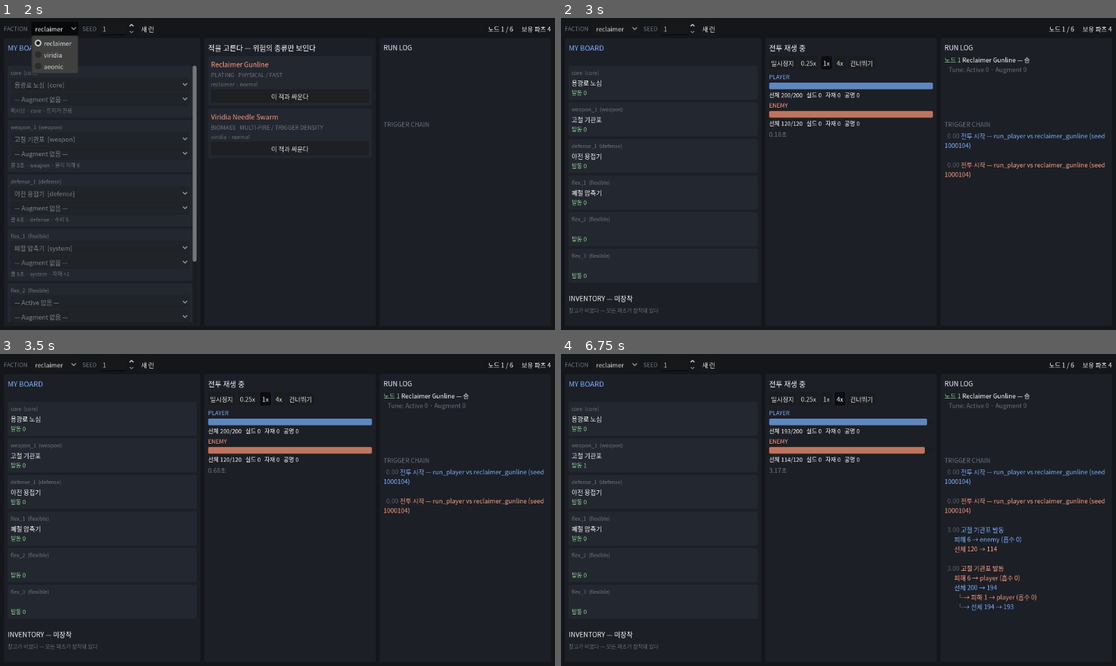
Above: before the commit, frames 1-4 (two rows, left to right).
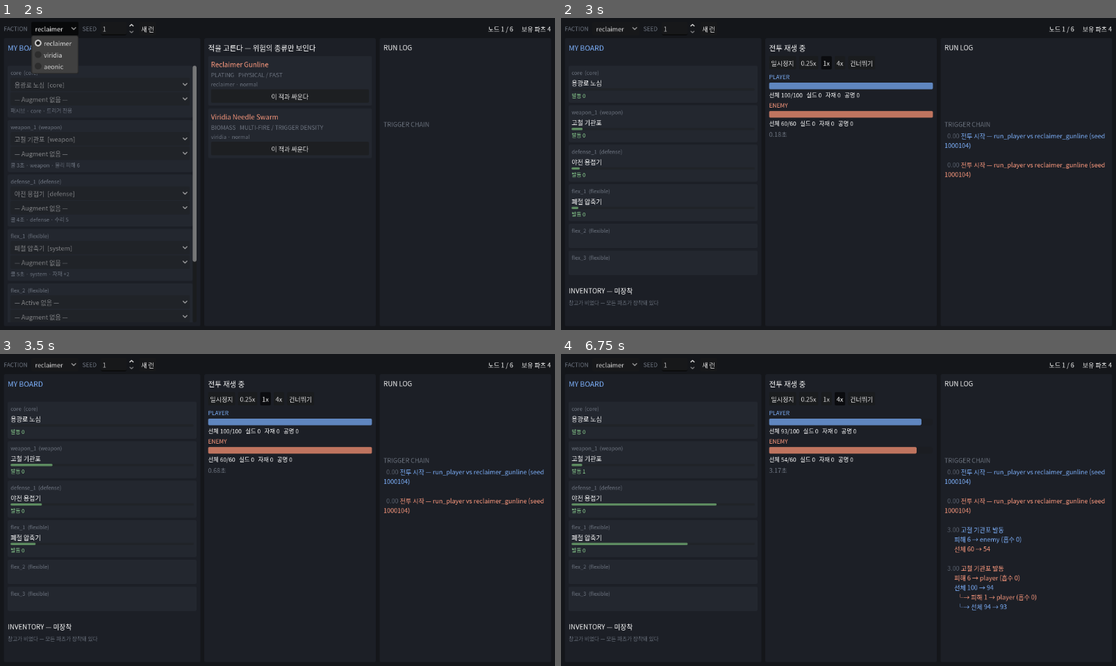
Above: after the commit, the same moments.

Repository: Dwemer02/dreadpulse
Game: Godot game, scene res://debug/run_view.tscn
Same seed, same stepped clock (60 frames per second), same inputs: the game is played once before the commit and once after it.
Inputs:
- Up to frame 1 (2 s): click "새 런" at 0.5 s; click "reclaimer" at 1.25 s
- Up to frame 2 (3 s): click "이 적과 싸운다" at 2 s; click "전투 시작" at 2.75 s
- Up to frame 3 (3.5 s): no input
- Up to frame 4 (6.75 s): click "일시정지" at 3.5 s; click "재개" at 4.25 s; click "0.25x" at 5 s; click "1x" at 5.75 s; click "4x" at 6.5 s

Frame 1 is identical in both runs. In frame 2, 1.6% of the frame differs, in the area x 1-85%, y 12-95%; in frame 3, 1.7%; in frame 4, 2.3%.

Commit message:
feat(debug): 쿨타임 바 · 상태 뱃지 · 과열 표시, 선체 절반으로
**쿨타임 바.** 재생 중 슬롯마다 진행 바가 찬다. 근사값이다 — 진행도를 매 틱
방출하는 이벤트가 없으므로(넣으면 스트림이 진행도로 뒤덮인다) "마지막 발동 이후
경과 / 공칭 쿨타임"으로 그린다. Augment의 cooldown_mult까지 반영하려고 전투 시작에
catalog.merge()로 슬롯별 쿨타임을 한 번 계산해 둔다.

**상태 표현.** 바 색으로 파손(붉음)·정지(보라)·가속(노랑)·둔화(회색)를 구분하고,
아래 줄에 "가속 2.3s" "정지 1.0s"처럼 남은 시간을 적는다.

**과열.** 재생 중 양측 readout에 현재 적층이 뜬다. 전투 결과에는 상태이상을 별도
섹션으로 뺐다 — 부여량(내가 건 것)과 피해량(상대가 받은 것)이 서로 다른 이벤트에서
나오기 때문이다. 파츠별 표에는 부여량만 열로 넣었다. 붕괴·부식도 같은 형태로 붙인다.

**집계 방향 버그를 화면에서 발견해 고쳤다.** 상태이상 부여 이벤트는 **맞는 쪽**
진영으로 방출되는데 combat_summary가 ship으로 세고 있어서, "내가 받은 과열"이
"내가 부여한 과열"로 표시되고 있었다. source_ship을 보도록 고치고 테스트로 고정했다
(돌연변이 점검: ship으로 되돌리면 Viridia 부여량이 0 -> 10으로 뒤집힌다).

**선체를 절반으로.** 전투가 너무 길다는 지적에 따라 pool_frame 200 -> 100,
비율을 지켜 skirmish 60 · boss 120. 선체는 Frame 속성이고 Core는 재질만 정한다 —
Core로 옮겨야 한다면 별도 결정이 필요하다.

그 외: 재생 중 RUN LOG가 그 전투의 승패를 미리 보여주고 있었다(전투는 이미
해소돼 있으므로). 재생 중에는 마지막 줄을 감춘다. 영구 재생이 "-1.0초"로
표시되던 것도 "영구"로 고쳤다.

검증: 1042 checks / 0 failures.

Co-Authored-By: Claude Opus 5 <noreply@anthropic.com>

Diff:
--- a/debug/run_view.gd
+++ b/debug/run_view.gd
@@ -46,6 +46,15 @@
 ## side/slot -> 발동 수 (재생 중 실시간으로 오른다)
 var _live_fires: Dictionary = {}
 var _live_broken: Dictionary = {}
+## side/slot -> 마지막 발동 시각. 쿨타임 바가 이것을 쓴다.
+var _live_last_fire: Dictionary = {}
+## side/slot -> {"state": "accelerated"/"slowed", "until": float}
+var _live_speed: Dictionary = {}
+## side/slot -> 정지가 풀리는 시각
+var _live_stasis: Dictionary = {}
+## slot -> 공칭 쿨타임(초). Augment의 cooldown_mult까지 반영된 값이라
+## catalog.merge()로 전투 시작 때 한 번 계산해 둔다.
+var _slot_cooldown: Dictionary = {}
 ## 이번 프레임에 파츠 상태가 바뀌었는가. 보드 재구성 빈도를 줄인다.
 var _board_dirty: bool = false
 
@@ -292,7 +301,6 @@
 	if live:
 		# 전투 중에는 드롭다운 대신 실시간 상태를 보여준다.
 		var key: String = "player/%s" % slot_id
-		var fires: int = int(_live_fires.get(key, 0))
 		var broken: bool = bool(_live_broken.get(key, false))
 		var head: Label = _label(active_id if active_id == "" else _name_of(active_id),
 			13, WARN_COLOR if broken else Color.WHITE)
@@ -303,8 +311,10 @@
 			var chip: Label = _label("+ %s" % _name_of(augment_id), 11, DIM_COLOR)
 			_attach_tooltip(chip, augment_id)
 			box.add_child(chip)
-		box.add_child(_label("발동 %d%s" % [fires, "   파손" if broken else ""], 12,
-			WARN_COLOR if broken else GOOD_COLOR))
+		if active_id != "":
+			box.add_child(_cooldown_bar(slot_id, key, broken))
+			box.add_child(_label(_slot_status_line(key, broken), 11,
+				WARN_COLOR if broken else GOOD_COLOR))
 		return card
 
 	var active_pick: OptionButton = _build_part_picker(slot_id, str(slot_def["role"]),
@@ -320,6 +330,54 @@
 		_attach_tooltip(line, active_id)
 		box.add_child(line)
 	return card
+
+
+## 쿨타임 진행 바.
+##
+## **근사값이다.** 진행도를 매 틱 방출하는 이벤트가 없으므로(넣으면 스트림이 진행도로
+## 뒤덮인다) "마지막 발동 이후 경과 / 공칭 쿨타임"으로 그린다. 가속·둔화 중에는 실제
+## 진행과 어긋나므로 그 상태는 색과 뱃지로 따로 알린다. 정확한 정보는 언제나 로그다.
+func _cooldown_bar(slot_id: String, key: String, broken: bool) -> ProgressBar:
+	var bar: ProgressBar = ProgressBar.new()
+	bar.show_percentage = false
+	bar.max_value = 1.0
+	bar.step = 0.0001
+	bar.custom_minimum_size.y = 5
+	var cooldown: float = float(_slot_cooldown.get(slot_id, 0.0))
+	if broken or cooldown <= 0.0:
+		bar.value = 0.0
+	else:
+		bar.value = clampf((_clock - float(_live_last_fire.get(key, 0.0))) / cooldown, 0.0, 1.0)
+	bar.add_theme_stylebox_override("fill", _box(_slot_tint(key, broken).darkened(0.35)))
+	return bar
+
+
+## 슬롯 상태 색: 파손 붉게 · 정지 보라 · 가속 노랑 · 그 외 초록.
+func _slot_tint(key: String, broken: bool) -> Color:
+	if broken:
+		return WARN_COLOR
+	if _clock < float(_live_stasis.get(key, -1.0)):
+		return Color("9b8cff")
+	var speed: Dictionary = _live_speed.get(key, {})
+	if not speed.is_empty() and _clock < float(speed["until"]):
+		return Color("ffd479") if str(speed["state"]) == "accelerated" else Color("7f8ba0")
+	return GOOD_COLOR
+
+
+## 슬롯 한 줄 상태. 발동 수 + 지금 걸려 있는 상태와 남은 시간.
+func _slot_status_line(key: String, broken: bool) -> String:
+	var parts: Array[String] = ["발동 %d" % int(_live_fires.get(key, 0))]
+	var speed: Dictionary = _live_speed.get(key, {})
+	if not speed.is_empty() and _clock < float(speed["until"]):
+		parts.append("%s %.1fs" % [
+			"가속" if str(speed["state"]) == "accelerated" else "둔화",
+			float(speed["until"]) - _clock])
+	var stasis_until: float = float(_live_stasis.get(key, -1.0))
+	if _clock < stasis_until:
+		parts.append("정지 %.1fs" % (stasis_until - _clock))
+	if broken:
+		parts.append("파손")
+	return "   ".join(parts)
 
 
 ## 이 슬롯에 넣을 수 있는 파츠 목록. 규칙은 두 가지뿐이다 —
@@ -496,6 +554,16 @@
 	_log_text.clear()
 	_live_fires = {}
 	_live_broken = {}
+	_live_last_fire = {}
+	_live_speed = {}
+	_live_stasis = {}
+	_slot_cooldown = {}
+	for slot_id: String in _it.run.inventory.board:
+		var entry: Dictionary = _it.run.inventory.board[slot_id]
+		var spec: Dictionary = _catalog.merge(
+			_it.run.inventory.part_id_of(int(entry["active"])),
+			_it.run.inventory.part_id_of(int(entry.get("augment", Inventory.NONE))))
+		_slot_cooldown[slot_id] = float(spec["cooldown_units"]) / float(K.SPEED_NORMAL) * K.TICK_DT
 	_ships = {
 		"player": _ship_model(_it.run.frame_id),
 		"enemy": _ship_model(str(_it.enemy_reveal()["frame"])),
@@ -506,7 +574,8 @@
 
 func _ship_model(frame_id: String) -> Dictionary:
 	var hull: int = int((_catalog.frames[frame_id] as Dictionary)["hull"])
-	return {"hull": hull, "max_hull": hull, "shield": 0, "material": 0, "resonance": 0}
+	return {"hull": hull, "max_hull": hull, "shield": 0, "material": 0,
+		"resonance": 0, "overheat": 0}
 
 
 func _process(delta: float) -> void:
@@ -522,10 +591,8 @@
 		_ui_phase = "result"
 		_refresh()
 		return
-	# 보드는 파츠 상태가 실제로 바뀐 프레임에만 다시 그린다.
-	# 매 프레임 6칸을 재구성하면 4배속에서 프레임이 떨어진다.
-	if _board_dirty:
-		_refresh_board()
+	# 쿨타임 바는 매 프레임 움직여야 하므로 보드를 늘 다시 그린다. 6칸뿐이라 감당된다.
+	_refresh_board()
 	_refresh_combat_readout()
 
 
@@ -544,12 +611,25 @@
 			ship["hull"] = mini(int(ship["max_hull"]), int(ship["hull"]) + int(e["amount"]))
 		"overheat_ticked":
 			ship["hull"] = maxi(0, int(ship["hull"]) - int(e["damage"]))
+			# stacks는 이 틱이 끝난 뒤 남은 적층이다 (combat_sim이 1을 깎은 뒤 방출한다)
+			ship["overheat"] = int(e.get("stacks", 0))
 		"shield_gained": ship["shield"] = int(ship["shield"]) + int(e["amount"])
 		"shield_absorbed": ship["shield"] = maxi(0, int(ship["shield"]) - int(e["amount"]))
 		"material_gained", "material_spent": ship["material"] = int(e["total"])
 		"resonance_gained": ship["resonance"] = int(e["total"])
+		"overheat_applied":
+			# 부여 이벤트는 **맞는 쪽** 함선으로 나가고 total에 적층 합계가 실려 있다.
+			ship["overheat"] = int(e.get("total", ship["overheat"]))
 		"part_fired":
 			_live_fires[key] = int(_live_fires.get(key, 0)) + 1
+			_live_last_fire[key] = float(e["t"])
+			_board_dirty = true
+		"speed_changed":
+			_live_speed[key] = {"state": str(e.get("state", "")),
+				"until": float(e["t"]) + float(e.get("duration", 0.0))}
+			_board_dirty = true
+		"stasis_applied":
+			_live_stasis[key] = float(e["t"]) + float(e.get("duration", 0.0))
 			_board_dirty = true
 		"part_destroyed":
 			_live_broken[key] = true
@@ -614,9 +694,11 @@
 		var bar2: ProgressBar = readout.get_node("%s_bar" % side)
 		bar2.value = clampf(float(ship["hull"]) / maxf(1.0, float(ship["max_hull"])), 0.0, 1.0)
 		(readout.get_node("%s_stats" % side) as Label).text = \
-			"선체 %d/%d   실드 %d   자재 %d   공명 %d" % [
+			"선체 %d/%d   실드 %d   자재 %d   공명 %d%s" % [
 				int(ship["hull"]), int(ship["max_hull"]), int(ship["shield"]),
-				int(ship["material"]), int(ship["resonance"])]
+				int(ship["material"]), int(ship["resonance"]),
+				"" if int(ship.get("overheat", 0)) == 0
+					else "   과열 %d" % int(ship["overheat"])]
 	(readout.get_node("clock") as Label).text = "%.2f초" % _clock
 
 
@@ -651,11 +733,18 @@
 			int(summary.get("hull_damage", 0)), int(summary.get("repair", 0)),
 			int(summary.get("regen", 0)), int(summary.get("shield_gained", 0))], 12, DIM_COLOR))
 	_phase_box.add_child(_label(
-		"자재 +%d/−%d · 과열 %d · Multi-fire %d · 가속 %d · 충전 %d · 총 발동 %d"
+		"자재 +%d/−%d · Multi-fire %d · 가속 %d · 충전 %d · 총 발동 %d"
 		% [int(summary.get("material_gained", 0)), int(summary.get("material_spent", 0)),
-			int(summary.get("overheat_applied", 0)), int(summary.get("multi_fires", 0)),
-			int(summary.get("accelerates", 0)), int(summary.get("charges", 0)),
-			int(summary.get("fires", 0))], 12, DIM_COLOR))
+			int(summary.get("multi_fires", 0)), int(summary.get("accelerates", 0)),
+			int(summary.get("charges", 0)), int(summary.get("fires", 0))], 12, DIM_COLOR))
+
+	# 상태이상은 별도 섹션이다. 부여량과 피해량이 서로 다른 이벤트에서 나오고
+	# (부여는 내가 건 것, 피해는 상대가 받은 것) 파츠별로는 부여량만 귀속되기 때문이다.
+	# 붕괴·부식을 추가할 때도 이 형태를 그대로 쓴다.
+	_show_status_section("과열", Color("ffb066"), [
+		{"side": "player", "label": "내가 부여"},
+		{"side": "enemy", "label": "적이 부여"},
+	])
 
 	for side: String in ["player", "enemy"]:
 		_phase_box.add_child(_label("", 6, DIM_COLOR))
@@ -663,7 +752,8 @@
 			"파츠별 — %s" % ("내 함선" if side == "player" else "적 함선"),
 			13, _side_color(side)))
 		_phase_box.add_child(_label(
-			"%-14s %4s %6s %5s %5s" % ["파츠", "발동", "피해", "수리", "자재"], 11, DIM_COLOR))
+			"%-14s %4s %6s %5s %5s %5s" % ["파츠", "발동", "피해", "수리", "자재", "과열"],
+			11, DIM_COLOR))
 		var rows: Dictionary = Analysis.part_breakdown(_it.last_log, side)
 		var names: Dictionary = _slot_names(side)
 		if rows.is_empty():
@@ -675,9 +765,10 @@
 			var name: String = str(row["name"])
 			if name == "":
 				name = str(names.get(slot, slot))
-			_phase_box.add_child(_label("%-14s %4d %6d %5d %5d%s" % [
+			_phase_box.add_child(_label("%-14s %4d %6d %5d %5d %5d%s" % [
 				name.left(14), int(row["fires"]), int(row["damage"]),
 				int(row["repair"]) + int(row["shield"]), int(row["material"]),
+				int(row["overheat"]),
 				"  파손" if bool(row["destroyed"]) else ""],
 				11, WARN_COLOR if bool(row["destroyed"]) else Color.WHITE))
 
@@ -685,6 +776,25 @@
 	next.text = "계속" if _it.state == "salvage" else "런 결과 보기"
 	next.pressed.connect(_on_after_result)
 	_phase_box.add_child(next)
+
+
+## 상태이상 섹션. 양측을 다 보여준다 — "내가 얼마나 걸었나"와 "얼마나 맞았나"는
+## 다른 질문이고 둘 다 빌드 판단에 쓰인다.
+func _show_status_section(title: String, color: Color, sides: Array) -> void:
+	var rows: Array[String] = []
+	for entry: Dictionary in sides:
+		var s: Dictionary = Analysis.combat_summary(_it.last_log, str(entry["side"]))
+		if int(s["overheat_applied"]) == 0 and int(s["overheat_ticks"]) == 0:
+			continue
+		rows.append("%s  부여 %d적층 · %d회 발화 · 선체 피해 %d · 보호막 흡수 %d" % [
+			str(entry["label"]), int(s["overheat_applied"]), int(s["overheat_ticks"]),
+			int(s["overheat_damage"]), int(s["overheat_absorbed"])])
+	if rows.is_empty():
+		return
+	_phase_box.add_child(_label("", 6, DIM_COLOR))
+	_phase_box.add_child(_label(title, 13, color))
+	for row: String in rows:
+		_phase_box.add_child(_label(row, 12, Color.WHITE))
 
 
 func _on_after_result() -> void:
@@ -739,7 +849,13 @@
 
 func _refresh_history() -> void:
 	_history_text.clear()
-	for record: Dictionary in _it.history:
+	# 재생 중에는 마지막 노드의 결과를 감춘다. 전투는 이미 해소돼 있지만
+	# 화면은 아직 재생 중이므로, 여기 승패를 띄우면 재생을 볼 이유가 사라진다.
+	var visible_count: int = _it.history.size()
+	if _ui_phase == "combat" and visible_count > 0:
+		visible_count -= 1
+	for i: int in visible_count:
+		var record: Dictionary = _it.history[i]
 		var tune: Dictionary = record["tune"]
 		var won: bool = str(record["winner"]) == "player"
 		_history_text.append_text("[color=#%s]노드 %d[/color] %s — %s\n" % [
--- a/sim/data/frames/boss_frame.json
+++ b/sim/data/frames/boss_frame.json
@@ -1,8 +1,8 @@
 {
-  "_comment": "Boss 전용. pool_frame과 슬롯 수·파괴선이 같고 선체만 크다 — 슬롯을 더 주면 플레이어가 이길 수 없다. 선체 320은 과했다: 실측 플레이어 화력이 초당 약 2.8이고 전투 상한이 120초이므로 낼 수 있는 총피해가 약 335인데, 여기서 Boss의 Core 재생(120)과 재생막 수리를 빼면 320을 깎을 수 없어 승률이 0%였다. 240은 '벽'이 아니라 '시험'이 되는 값이다.",
+  "_comment": "Boss 전용. pool_frame의 1.2배를 유지한다(100 -> 120). 슬롯 수는 6칸 그대로 — 슬롯을 더 주면 플레이어가 이길 수 없다. (선체는 Frame 속성이다. Core 파츠는 재질만 정한다.)",
   "id": "boss_frame",
   "name": "Boss Frame",
-  "hull": 240,
+  "hull": 120,
   "relic_slots": 1,
   "thresholds": [
     0.75,
--- a/sim/data/frames/pool_frame.json
+++ b/sim/data/frames/pool_frame.json
@@ -1,15 +1,38 @@
 {
   "id": "pool_frame",
   "name": "테스트 풀 Frame",
-  "hull": 200,
+  "hull": 100,
   "relic_slots": 1,
-  "thresholds": [0.75, 0.50, 0.25],
+  "thresholds": [
+    0.75,
+    0.5,
+    0.25
+  ],
   "slots": [
-    { "id": "core",      "role": "core"     },
-    { "id": "weapon_1",  "role": "weapon"   },
-    { "id": "defense_1", "role": "defense"  },
-    { "id": "flex_1",    "role": "flexible" },
-    { "id": "flex_2",    "role": "flexible" },
-    { "id": "flex_3",    "role": "flexible" }
-  ]
+    {
+      "id": "core",
+      "role": "core"
+    },
+    {
+      "id": "weapon_1",
+      "role": "weapon"
+    },
+    {
+      "id": "defense_1",
+      "role": "defense"
+    },
+    {
+      "id": "flex_1",
+      "role": "flexible"
+    },
+    {
+      "id": "flex_2",
+      "role": "flexible"
+    },
+    {
+      "id": "flex_3",
+      "role": "flexible"
+    }
+  ],
+  "_comment": "선체 100. 200에서 절반으로 내렸다 — 전투가 너무 길었다(실측 60초). 파괴선 비율은 그대로다. (선체는 Frame 속성이다. Core 파츠는 재질만 정한다.)"
 }
--- a/sim/data/frames/skirmish_frame.json
+++ b/sim/data/frames/skirmish_frame.json
@@ -1,16 +1,38 @@
 {
-  "_comment": "초반 노드의 적 전용. pool_frame과 슬롯·파괴선이 같고 선체만 작다(120). 플레이어 선체는 200으로 고정하고 적 선체를 노드에 따라 120 → 200 → 320으로 올린다 — 4파츠 스타터의 화력으로 200 선체를 120초 안에 깎을 수 없어서 초반 전투가 전부 시간 초과로 끝나기 때문이다.",
+  "_comment": "초반 노드의 적 전용. pool_frame의 절반 비율을 유지한다(100 -> 60). (선체는 Frame 속성이다. Core 파츠는 재질만 정한다.)",
   "id": "skirmish_frame",
   "name": "Skirmish Frame",
-  "hull": 120,
+  "hull": 60,
   "relic_slots": 1,
-  "thresholds": [0.75, 0.50, 0.25],
+  "thresholds": [
+    0.75,
+    0.5,
+    0.25
+  ],
   "slots": [
-    { "id": "core",      "role": "core"     },
-    { "id": "weapon_1",  "role": "weapon"   },
-    { "id": "defense_1", "role": "defense"  },
-    { "id": "flex_1",    "role": "flexible" },
-    { "id": "flex_2",    "role": "flexible" },
-    { "id": "flex_3",    "role": "flexible" }
+    {
+      "id": "core",
+      "role": "core"
+    },
+    {
+      "id": "weapon_1",
+      "role": "weapon"
+    },
+    {
+      "id": "defense_1",
+      "role": "defense"
+    },
+    {
+      "id": "flex_1",
+      "role": "flexible"
+    },
+    {
+      "id": "flex_2",
+      "role": "flexible"
+    },
+    {
+      "id": "flex_3",
+      "role": "flexible"
+    }
   ]
 }
--- a/sim/event_analysis.gd
+++ b/sim/event_analysis.gd
@@ -112,9 +112,13 @@
 ## 런 계층의 지표(§10 전투 데이터)가 이 함수를 쓴다. sim 내부를 조회하지 않으므로
 ## "소비자는 이벤트 스트림만 본다"는 계약을 지킨다 — 그래서 여기 있고 run/에 없다.
 ##
-## 주의: damage / overheat 항목은 **이 진영이 낸 것**이다. 피해 이벤트는 공격자
-## 진영으로 방출되기 때문이다(damage_dealt의 ship은 때린 쪽이다). 반면 repaired ·
-## shield_gained는 맞는 쪽에서 나므로 같은 side가 자기 회복을 뜻한다.
+## 주의 — 이벤트마다 "누구의 것인가"를 정하는 필드가 다르다:
+##   - `damage_dealt`는 **때린 쪽** 진영으로 방출된다 → ship == side가 곧 내가 준 피해
+##   - `repaired` · `shield_gained`는 **얻는 쪽**에서 난다 → ship == side가 내 회복
+##   - **상태이상 부여는 맞는 쪽 진영으로 방출된다** → ship이 아니라 `source_ship`을 봐야
+##     "내가 건 것"이 된다. ship으로 세면 부호가 뒤집혀 받은 양을 부여량으로 표시한다
+##     (실제로 그렇게 잘못 세고 있었고 화면에서 발견됐다)
+##   - 상태이상 **피해**는 맞는 쪽에서 나므로 상대 진영을 봐야 내가 낸 피해다
 static func combat_summary(log: Array, side: String) -> Dictionary:
 	var out: Dictionary = {
 		"elapsed": 0.0, "winner": "",
@@ -122,6 +126,7 @@
 		"repair": 0, "regen": 0, "shield_gained": 0,
 		"material_gained": 0, "material_spent": 0, "resonance": 0,
 		"overheat_applied": 0, "overheat_ticks": 0,
+		"overheat_damage": 0, "overheat_absorbed": 0,
 		"multi_fires": 0, "accelerates": 0, "charges": 0,
 		"fires": 0, "parts_destroyed": 0, "parts_restored": 0,
 	}
@@ -151,8 +156,7 @@
 				out["material_spent"] = int(out["material_spent"]) + int(e.get("amount", 0))
 			"resonance_gained":
 				out["resonance"] = int(e.get("total", 0))
-			"overheat_applied":
-				out["overheat_applied"] = int(out["overheat_applied"]) + int(e.get("stacks", 0))
+
 			"speed_changed":
 				if str(e.get("state", "")) == "accelerated":
 					out["accelerates"] = int(out["accelerates"]) + 1
@@ -167,10 +171,17 @@
 			"part_restored":
 				out["parts_restored"] = int(out["parts_restored"]) + 1
 	# 과열 틱은 **맞는 쪽**에서 방출된다. "내가 낸 과열 피해"를 세려면 상대 진영을 본다.
+	# 상태이상은 부여량(내가 건 것)과 피해량(상대가 받은 것)이 서로 다른 이벤트라서
+	# 이렇게 나뉜다. 붕괴·부식을 추가할 때도 같은 형태가 된다.
 	var foe: String = "enemy" if side == "player" else "player"
 	for e: Dictionary in log:
-		if str(e["type"]) == "overheat_ticked" and str(e.get("ship", "")) == foe:
+		var type2: String = str(e["type"])
+		if type2 == "overheat_applied" and str(e.get("source_ship", "")) == side:
+			out["overheat_applied"] = int(out["overheat_applied"]) + int(e.get("stacks", 0))
+		elif type2 == "overheat_ticked" and str(e.get("ship", "")) == foe:
 			out["overheat_ticks"] = int(out["overheat_ticks"]) + 1
+			out["overheat_damage"] = int(out["overheat_damage"]) + int(e.get("damage", 0))
+			out["overheat_absorbed"] = int(out["overheat_absorbed"]) + int(e.get("absorbed", 0))
 	return out
 
 ## 슬롯별 전투 기여. 이벤트가 slot / source_slot을 싣고 있으므로 sim 내부를 보지 않는다.
@@ -258,6 +269,11 @@
 		"repaired":
 			return "수리 +%d" % int(e.get("amount", 0))
 		"regen_applied":
+			# duration -1은 영구 센티넬이다 (K.PERMANENT). 숫자를 그대로 찍으면
+			# "-1.0초"가 되어 읽는 사람이 버그로 오해한다.
+			var regen_duration: float = float(e.get("duration", 0.0))
+			if regen_duration < 0.0:
+				return "재생 %d (영구)" % int(e.get("amount", 0))
 			return "재생 %d (%s초)" % [int(e.get("amount", 0)), str(e.get("duration", 0))]
 		"regen_ticked":
 			return "재생 발동 +%d" % int(e.get("amount", 0))
--- a/tests/unit/test_content.gd
+++ b/tests/unit/test_content.gd
@@ -8,7 +8,7 @@
 ## 대신 "설계한 메커니즘이 실제 전투에서 실제로 일어나는가"를 검증한다.
 ## 조용히 죽는 효과(트리거가 영원히 안 도는 것)가 이 프로젝트의 주된 실패 양식이다.
 
-const EXPECTED_CHECKS := 67
+const EXPECTED_CHECKS := 72
 
 const K = preload("res://sim/sim_const.gd")
 const Catalog = preload("res://sim/catalog.gd")
@@ -35,6 +35,7 @@
 	_test_every_event_describes(t)
 	_test_part_text_covers_vocabulary(t)
 	_test_part_breakdown(t)
+	_test_overheat_attribution(t)
 	_test_determinism(t)
 	t.done()
 
@@ -336,6 +337,31 @@
 	t.eq(total_damage, int(summary["damage"]), "슬롯별 피해의 합이 전체 피해와 같다")
 	t.check(named > 0, "슬롯에 파츠 이름이 붙는다")
 
+## 상태이상 부여는 **맞는 쪽** 진영으로 방출된다. ship으로 세면 부호가 뒤집혀
+## "내가 받은 과열"이 "내가 부여한 과열"로 표시된다 — 실제로 화면에서 발견된 버그다.
+func _test_overheat_attribution(t: RefCounted) -> void:
+	var c: RefCounted = Content.load_catalog()
+	# Reclaimer는 과열을 부여하고 Viridia는 이 풀에서 과열 파츠가 없다.
+	var sim: RefCounted = Content.prepare(c, "reclaimer_pure", "viridia_mirror", SMOKE_SEED)["sim"]
+	var log: Array = sim.run()
+	var mine: Dictionary = Analysis.combat_summary(log, "player")
+	var theirs: Dictionary = Analysis.combat_summary(log, "enemy")
+
+	t.check(int(mine["overheat_applied"]) > 0, "Reclaimer는 과열을 부여한다 (%d)"
+		% int(mine["overheat_applied"]))
+	t.eq(int(theirs["overheat_applied"]), 0,
+		"과열 파츠가 없는 Viridia의 부여량은 0이다 — ship으로 세면 여기가 뒤집힌다")
+	t.check(int(mine["overheat_damage"]) > 0, "부여한 과열이 실제 피해로 이어진다")
+	t.eq(int(theirs["overheat_damage"]), 0, "상대는 과열 피해를 내지 않았다")
+
+	# 파츠별 집계도 같은 규칙을 쓴다
+	var rows: Dictionary = Analysis.part_breakdown(log, "player")
+	var applied: int = 0
+	for slot: String in rows:
+		applied += int((rows[slot] as Dictionary)["overheat"])
+	t.eq(applied, int(mine["overheat_applied"]),
+		"슬롯별 과열 부여량의 합이 전체 부여량과 같다")
+
 func _test_determinism(t: RefCounted) -> void:
 	var c: RefCounted = Content.load_catalog()
 	var first: Array = Content.prepare(c, "aeonic_pure", "reclaimer_mirror", 42)["sim"].run()
